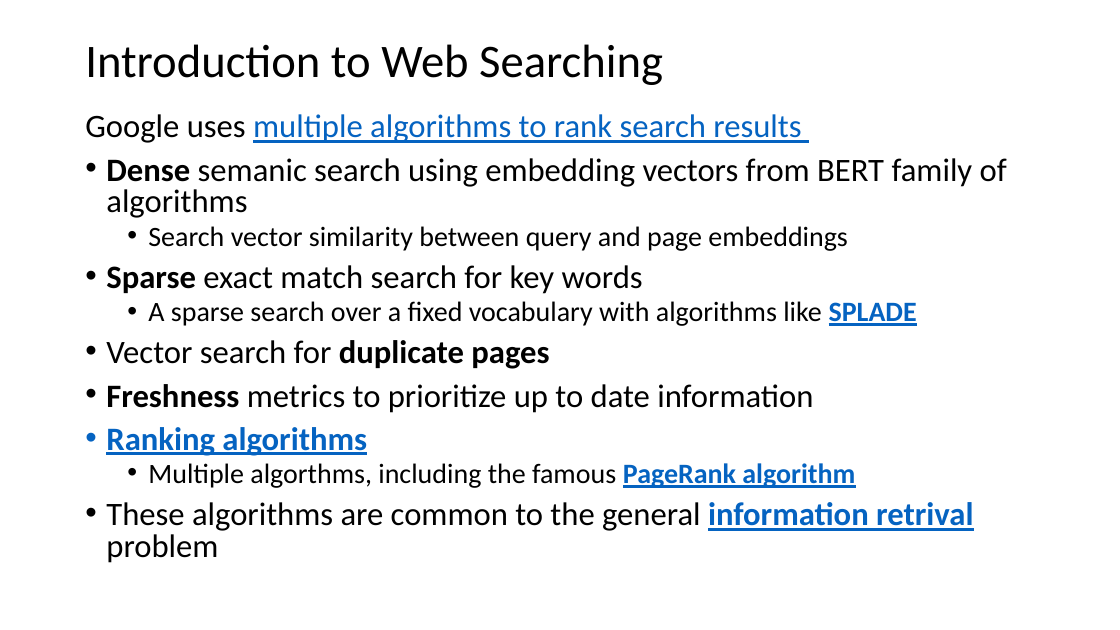
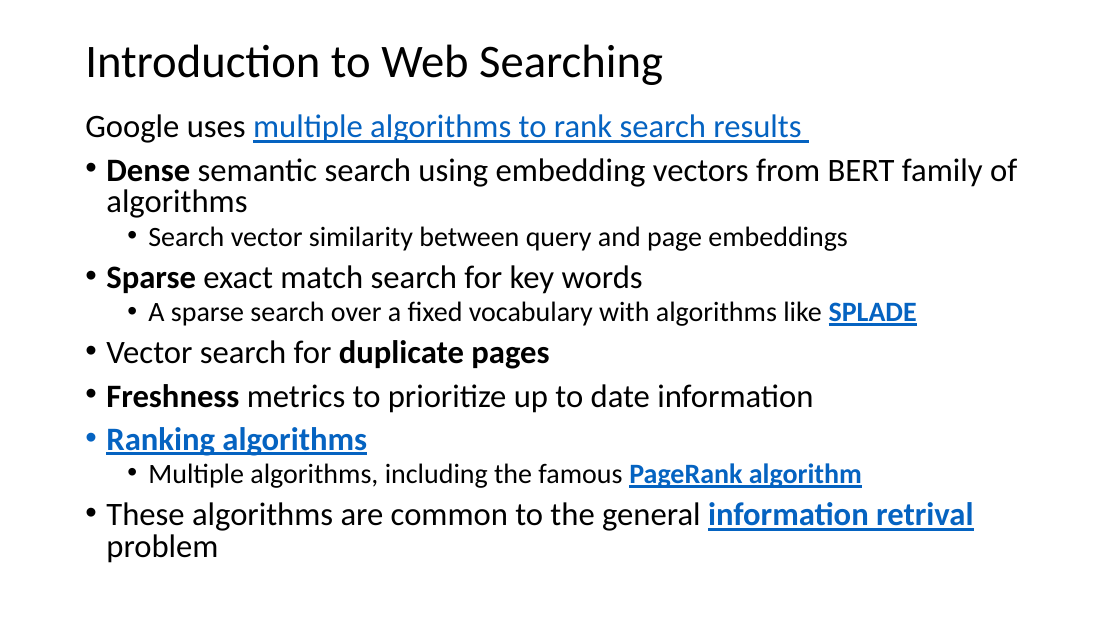
Before and after one commit to harelgabainew/school1, a slide deck: slide 4 of slides/7_DocumentWebSearching.pptx. Drawn at 1120x630 pixels with LibreOffice and Linux fonts; fonts in the diff are those of the drawing. Boxes give left, top, right and bottom in pixels: in the first picture for what was removed or moved away, otherwise in the second. Text is boxed around its words. In the diff, an @@ line names an element or a change of style, - is before the commit and + after.

```diff
--- a/slides/7_DocumentWebSearching.pptx
+++ b/slides/7_DocumentWebSearching.pptx
@@ text at (106, 158, 1017, 218): text changed @@
-• Dense semanic search using embedding vectors from BERT family of algorithms
+• Dense semantic search using embedding vectors from BERT family of algorithms
@@ text at (148, 463, 862, 488): text changed @@
-  • Multiple algorthms, including the famous PageRank algorithm
+  • Multiple algorithms, including the famous PageRank algorithm
```
Also in this commit, not shown: 1 other slide changed, 1 slide removed.
